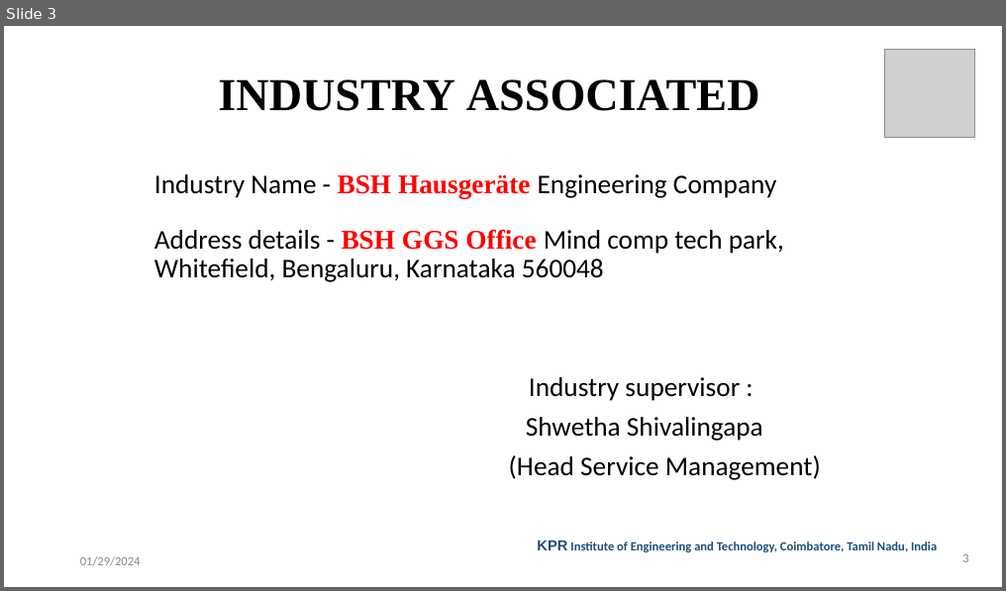
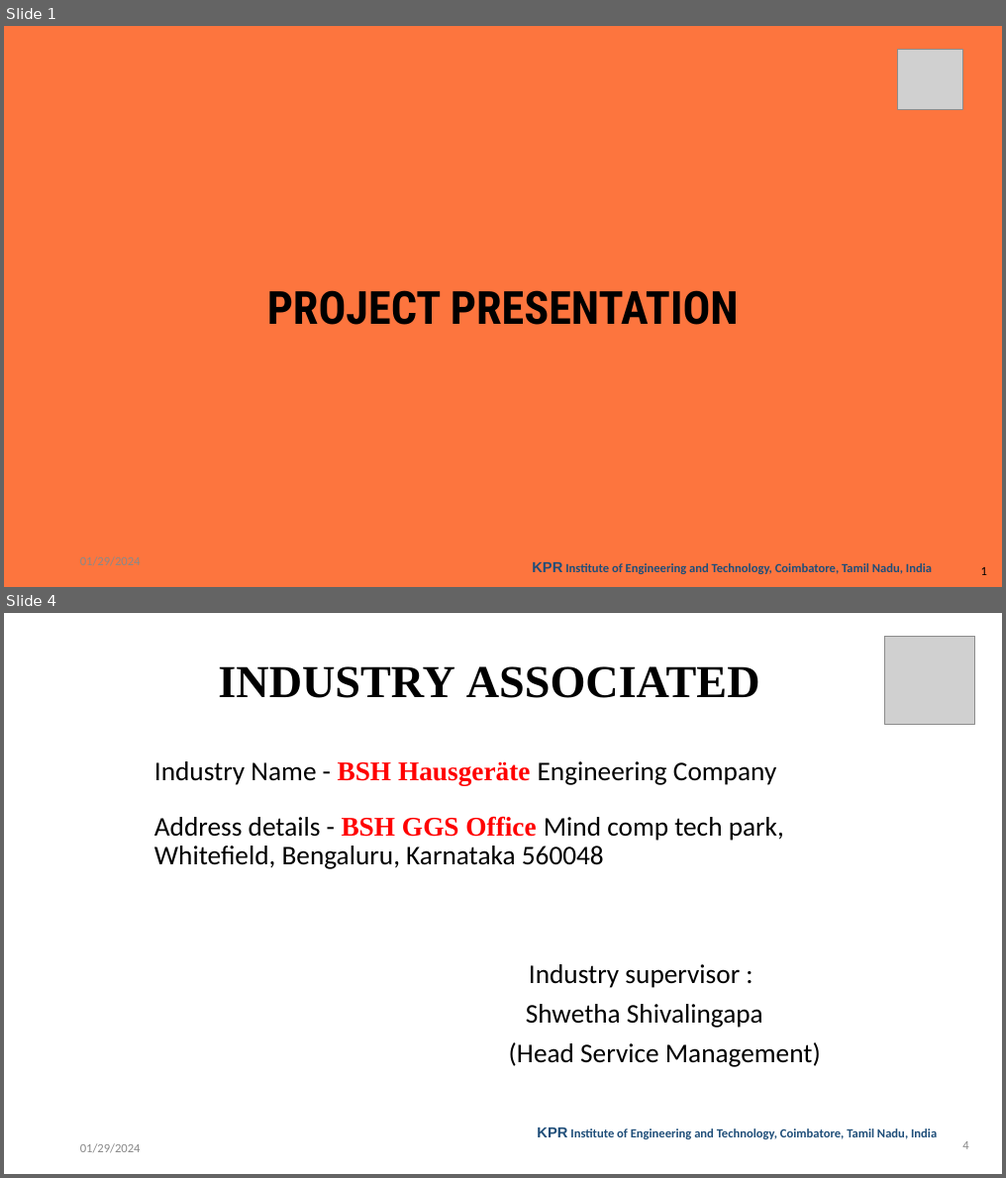
Before and after one commit to ARAVIND1702/ALAS_PPT, a slide deck: First Review-PPT_Template.pptx. Shown one above the other, each under a label of ours: slide 3 before the commit, slides 1 and 4 after it; the slides between them are not shown. The pictures are 1006x591 and 1006x1178 pixels, drawn with LibreOffice and Linux fonts; fonts in the diff are those of the drawing; grey boxes stand for pictures; background and template pictures are left out. Boxes give left, top, right and bottom in pixels: in the first picture for what was removed or moved away, otherwise in the second. Text is boxed around its words. In the diff, an @@ line names an element or a change of style, - is before the commit and + after.

```diff
--- a/First Review-PPT_Template.pptx
+++ b/First Review-PPT_Template.pptx
@@ slide 1 added at (4, 26, 1002, 587), background #FD753E @@
@@ picture added at (897, 49, 962, 110) @@
@@ text added at (267, 290, 739, 325), 44 pt, text #000000, bold @@
+PROJECT PRESENTATION
@@ text added at (80, 557, 141, 567), 12 pt, text #898989 @@
+01/29/2024
@@ text added at (532, 563, 932, 574), 12 pt, text #1F4E79, bold @@
+KPR Institute of Engineering and Technology, Coimbatore, Tamil Nadu, India
@@ page number added at (981, 568, 987, 575), 12 pt, text #000000 @@
+1
@@ what was slide 3 is now slide 4 @@
@@ page number at (962, 1142, 968, 1150): text changed @@
-3
+4
```
Also in this commit, not shown: 13 slides changed.
